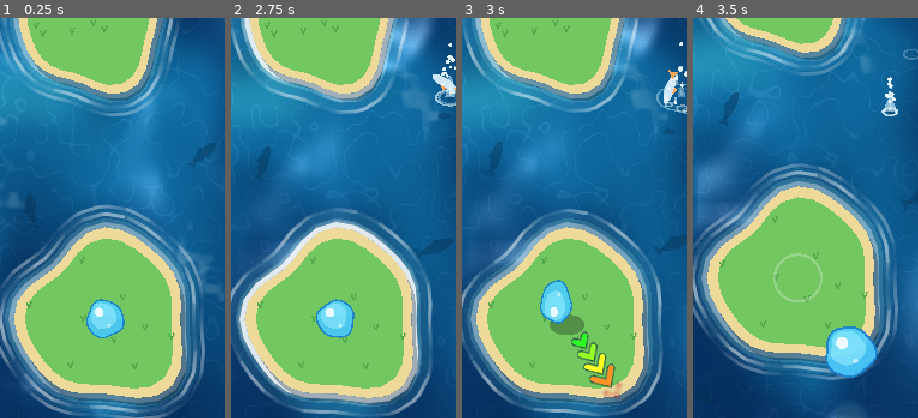
Above: before the commit, frames 1-4 (left to right).
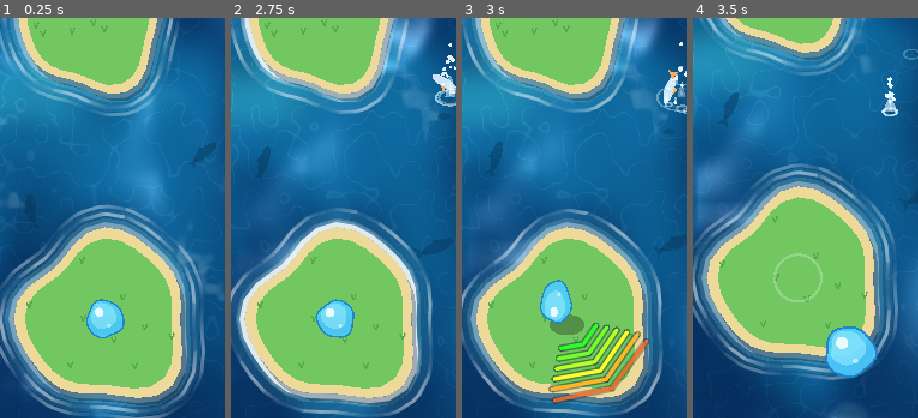
Above: after the commit, the same moments.

Repository: msagimbekov/ggjumps
Game: Godot game, scene res://scenes/main.tscn
The game is run twice, just before and just after one commit, with the same random seed, the same clock (stepped at 60 frames per second) and the same inputs.
Inputs (mouse positions are % of the whole screen's width and height, from its top left):
- Up to frame 1 (0.25 s): no input
- Up to frame 2 (2.75 s): move the mouse to (72, 45) at 0.52 s; click (72, 45) at 0.67 s; drag from (30, 55) to (45, 70) at 1.27 s; move the mouse to (60, 28) at 2.02 s; click (60, 28) at 2.17 s
- Up to frame 3 (3 s): drag from (45, 70) to (20, 35) at 2.77 s
- Up to frame 4 (3.5 s): no input
The pictures show only the part of the screen within x 27-77%, y 32-82%; the shares and areas given below are measured in that part.

Frames 1-2 are identical in both runs. In frame 3, 4.7% of the frame differs, in the area x 38-84%, y 76-97%; in frame 4, nothing differs.

Commit message:
Power gauge: seven thinner chevrons spanning a quarter circle
Co-Authored-By: Claude Sonnet 5.5 <noreply@anthropic.com>

Diff:
--- a/scripts/fx.gd
+++ b/scripts/fx.gd
@@ -3,8 +3,8 @@
 ## Drag indicator, rings and water splashes, drawn above the land and below the bubble.
 
 const GRAVITY := 900.0
-const ARC_COUNT := 5
-const ARC_WIDTH := 5.0
+const ARC_COUNT := 7
+const ARC_WIDTH := 3.5
 ## All the drag arcs together are at most two bubble diameters wide.
 const ARC_BAND := Bubble.R * 3.6
 
@@ -96,7 +96,6 @@
 ## red as the drag gets longer. Dark outlines keep them readable on any water.
 func _draw_arcs() -> void:
 	var dir := Vector2.from_angle(arcs_angle)
-	var perp := dir.orthogonal()
 	var step := (ARC_BAND - ARC_WIDTH) / (ARC_COUNT - 1)
 	var shown := arcs_power * ARC_COUNT
 	for k in ARC_COUNT:
@@ -104,9 +103,11 @@
 		if a <= 0.0:
 			break
 		var tip := arcs_from + dir * (Bubble.R + 14.0 + k * step)
-		var arm := (11.0 + k * 2.8) * (0.6 + 0.4 * a)
-		var w1 := tip - dir * arm * 0.74 + perp * arm * 0.68
-		var w2 := tip - dir * arm * 0.74 - perp * arm * 0.68
+		# The wings sit where a quarter circle of this radius would end.
+		var r := Bubble.R + 14.0 + k * step
+		var spread := (0.6 + 0.4 * a) * PI / 4.0
+		var w1 := arcs_from + dir.rotated(spread) * r
+		var w2 := arcs_from + dir.rotated(-spread) * r
 		var pts := PackedVector2Array([w1, tip, w2])
 		var tone := Color.from_hsv(lerpf(0.33, 0.0, float(k) / (ARC_COUNT - 1)), 0.85, 1.0)
 		draw_polyline(pts, Color(0, 0.08, 0.16, 0.4 * a), ARC_WIDTH + 4.0, true)
